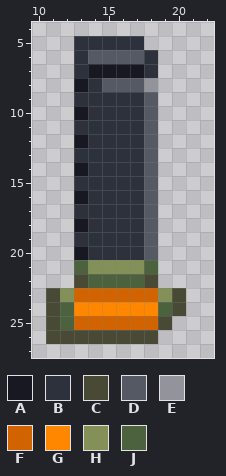
Pixel-art sprite: Resources/Textures/DeltaV/Objects/Weapons/Guns/Ammunition/Magazine/CaselessRifle/10x24.rsi/incendiary.png. The first picture shows the starting point.
The file is 32x32 pixels. Shown: x 10..22, y 4..27.
Palette (. is transparent): A #181822  B #2d313c  C #484a35  D #555963  E #93949b  F #d16400  G #ff8700  H #839058  J #4c623f
After:
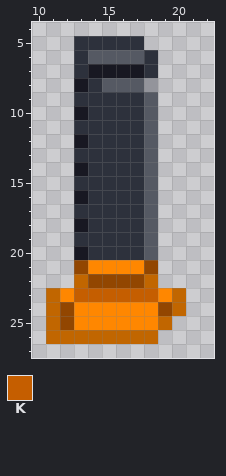
Colours new in this view: K #c55e00
The edit:
@@ palette @@
-C #484a35
+C #c16600
-J #4c623f
+J #924600
@@ x 10..22 @@
 20 ...ABBBBD....
-21 ...JHHHHJ....
+21 ...JGGGGJ....
 22 ...CJJJJC....
-23 .CHFFFFFFHC..
+23 .CGKKKKKKGC..
 24 .CJGGGGGGJC..
-25 .CJFFFFFFC...
+25 .CJGGGGGGC...
 26 .CCCCCCCC....
Pixel boxes of the changes (left, top, right, bottom) in both pictures:
changed: (46, 260, 186, 344)
